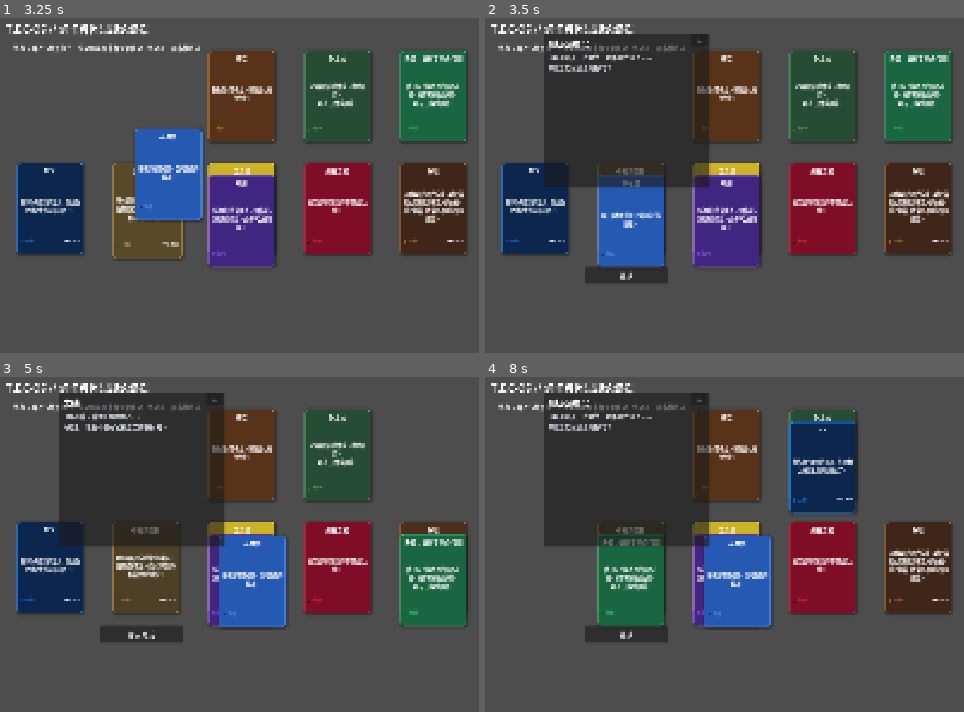
Above: before the commit, frames 1-4 (two rows, left to right).
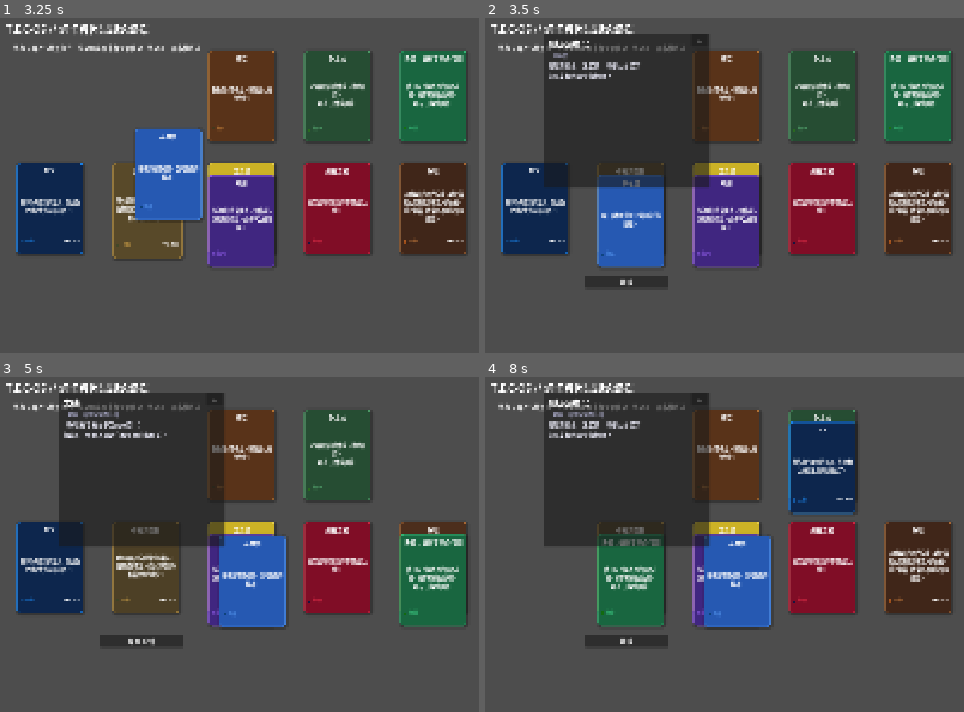
Above: after the commit, the same moments.

Repository: ChrisUtada/tec3g
Game: Godot game, scene res://main.tscn
Two runs of this game, one before a commit and one after it. Both use one fixed random seed, a clock stepped at 60 frames per second and the inputs below.
Inputs (mouse positions are in pixels of both pictures, inside the frame that each line leads up to):
- Up to frame 1 (3.25 s): tap Enter at 0.5 s; drag from (47, 95) to (455, 141) at 0.52 s; drag from (143, 95) to (335, 332) at 1.27 s; move the mouse to (239, 95) at 2.02 s; click (239, 95) at 2.17 s; tap Space at 2.75 s; drag from (335, 95) to (134, 175) at 2.77 s
- Up to frame 2 (3.5 s): no input
- Up to frame 3 (5 s): click "✕" at 3.5 s; tap Enter at 4.25 s; drag from (431, 454) to (416, 601) at 4.27 s
- Up to frame 4 (8 s): click "结束对话" at 5 s; tap Space at 5.75 s; drag from (532, 567) to (738, 487) at 5.77 s; move the mouse to (724, 467) at 6.52 s; click (724, 467) at 6.67 s; tap Enter at 7.25 s; drag from (628, 567) to (700, 624) at 7.27 s

Frame 1 is identical in both runs. In frame 2, 1.4% of the frame differs, in the area x 13-39%, y 10-81%; in frame 3, 1.5%; in frame 4, 1.5%.

Commit message:
fix: double-click character to talk; dialogue shows who's talking to whom

Diff:
--- a/scenes/dialogue/dialogue_panel.tscn
+++ b/scenes/dialogue/dialogue_panel.tscn
@@ -34,10 +34,21 @@
 offset_bottom = 30
 text = "✕"
 
+[node name="Subtitle" type="Label" parent="ContentPanel"]
+layout_mode = 0
+offset_left = 10
+offset_top = 42
+offset_right = 350
+offset_bottom = 60
+theme_override_font_sizes/font_size = 12
+theme_override_colors/font_color = Color(0.6, 0.6, 0.7, 1.0)
+text = ""
+visible = false
+
 [node name="TextLabel" type="Label" parent="ContentPanel"]
 layout_mode = 0
 offset_left = 10
-offset_top = 45
+offset_top = 65
 offset_right = 390
 offset_bottom = 350
 theme_override_font_sizes/font_size = 14
@@ -49,7 +60,7 @@
 [node name="BranchContainer" type="VBoxContainer" parent="ContentPanel"]
 layout_mode = 0
 offset_left = 10
-offset_top = 360
+offset_top = 380
 offset_right = 390
 offset_bottom = 540
 visible = false
@@ -58,7 +69,7 @@
 [node name="ActionBtn" type="Button" parent="ContentPanel"]
 layout_mode = 0
 offset_left = 100
-offset_top = 560
+offset_top = 580
 offset_right = 300
 offset_bottom = 600
 text = "结束对话"
--- a/scripts/cards/card_base.gd
+++ b/scripts/cards/card_base.gd
@@ -174,6 +174,10 @@
 # ── Drag & Stack ──
 
 func _gui_input(event):
+	if event is InputEventMouseButton and event.button_index == MOUSE_BUTTON_LEFT and event.double_click:
+		if card_data and card_data.dialogue_config:
+			EventBus.dialogue_requested.emit(card_data.dialogue_config, card_data.card_name, "")
+			return
 	if event is InputEventMouseButton and event.button_index == MOUSE_BUTTON_LEFT and event.pressed:
 		_pressed_self = true
 		_drag_start_pos = get_global_mouse_position()
--- a/scripts/dialogue/dialogue_panel.gd
+++ b/scripts/dialogue/dialogue_panel.gd
@@ -9,6 +9,7 @@
 
 @onready var content_panel: Panel = $ContentPanel
 @onready var title_label: Label = $ContentPanel/Title
+@onready var subtitle_label: Label = $ContentPanel/Subtitle
 @onready var text_label: Label = $ContentPanel/TextLabel
 @onready var branch_container: VBoxContainer = $ContentPanel/BranchContainer
 @onready var action_btn: Button = $ContentPanel/ActionBtn
@@ -25,6 +26,13 @@
 	_dialogue_data = _load_json("res://resources/dialogues/" + config.dialogue_id + ".json")
 	_current_node_id = ""
 	title_label.text = character_name
+	if topic_card_id.is_empty():
+		subtitle_label.hide()
+	else:
+		var topic_card = EventBus.get_card_by_id(topic_card_id)
+		var topic_name = topic_card.card_data.card_name if topic_card and topic_card.card_data else topic_card_id
+		subtitle_label.text = "← " + topic_name
+		subtitle_label.show()
 	text_label.text = ""
 	_clear_branches()
 	action_btn.text = "结束对话"
